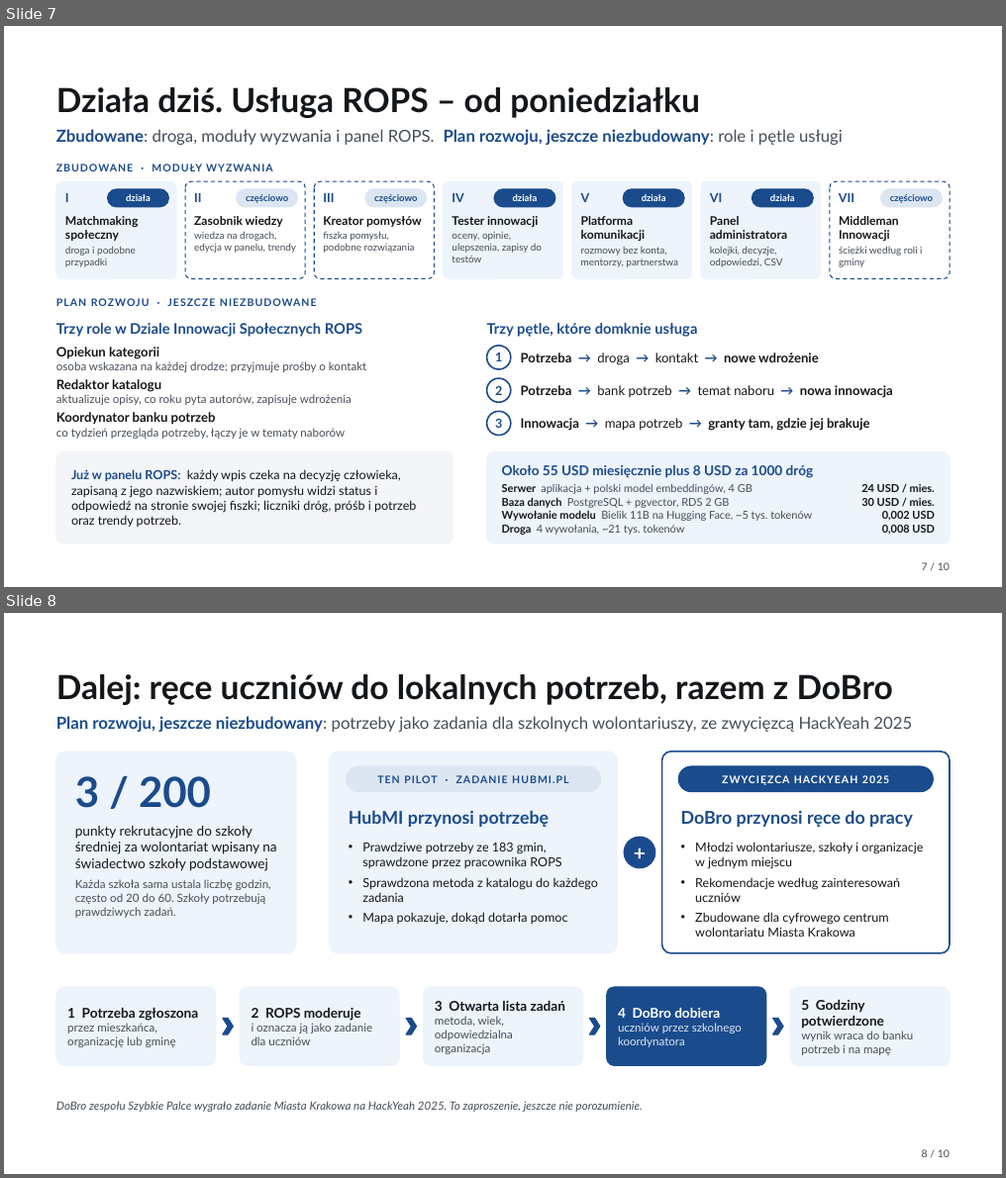
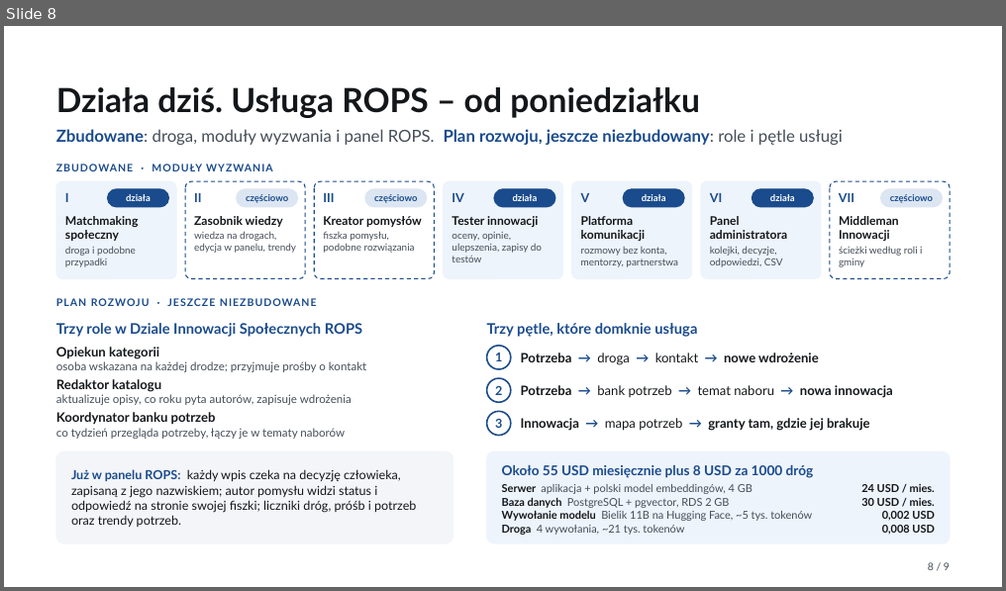
Before and after one commit to bobrovsky420/hackyeah2026, a slide deck: docs/presentation/presentation.pptx. Shown one above the other, each under a label of ours: slides 7 and 8 before the commit, slide 8 after it. The pictures are 1006x1178 and 1006x591 pixels, drawn with LibreOffice and Linux fonts; fonts in the diff are those of the drawing. Boxes give left, top, right and bottom in pixels: in the first picture for what was removed or moved away, otherwise in the second. Text is boxed around its words. In the diff, an @@ line names an element or a change of style, - is before the commit and + after.

```diff
--- a/docs/presentation/presentation.pptx
+++ b/docs/presentation/presentation.pptx
@@ slide 8 removed at (4,613,1002,1174), background #FFFFFF @@
@@ text removed at (56,674,912,732) @@
-Dalej: ręce uczniów do lokalnych potrzeb, razem z DoBro
-Plan rozwoju, jeszcze niezbudowany: potrzeby jako zadania dla szkolnych wolontariuszy, ze zwycięzcą HackYeah 2025
@@ rounded rectangle removed at (56,752,296,954) @@
@@ rounded rectangle removed at (330,752,617,954) @@
@@ rounded rectangle removed at (662,752,949,954) @@
@@ text removed at (75,776,211,808) @@
-3 / 200
@@ rounded rectangle removed at (347,766,601,792) @@
@@ text removed at (377,775,568,783) @@
-TEN PILOT · ZADANIE HUBMI.PL
@@ rounded rectangle removed at (678,766,933,792) @@
@@ text removed at (722,775,889,785) @@
-ZWYCIĘZCA HACKYEAH 2025
@@ text removed at (349,810,548,827) @@
-HubMI przynosi potrzebę
@@ text removed at (681,810,913,827) @@
-DoBro przynosi ręce do pracy
@@ text removed at (75,826,276,918) @@
-punkty rekrutacyjne do szkoły średniej za wolontariat wpisany na świadectwo szkoły podstawowej
-Każda szkoła sama ustala liczbę godzin, często od 20 do 60. Szkoły potrzebują prawdziwych zadań.
@@ text removed at (362,842,598,925) @@
-• Prawdziwe potrzeby ze 183 gmin, sprawdzone przez pracownika ROPS
-• Sprawdzona metoda z katalogu do każdego zadania
-• Mapa pokazuje, dokąd dotarła pomoc
@@ ellipse removed at (624,837,655,868) @@
@@ text removed at (624,837,655,868) @@
-+
@@ text removed at (695,842,923,937) @@
-• Młodzi wolontariusze, szkoły i organizacje w jednym miejscu
-• Rekomendacje według zainteresowań uczniów
-• Zbudowane dla cyfrowego centrum wolontariatu Miasta Krakowa
@@ rounded rectangle removed at (56,987,216,1065) @@
@@ rounded rectangle removed at (240,987,399,1065) @@
@@ rounded rectangle removed at (423,987,583,1065) @@
@@ rounded rectangle removed at (607,987,766,1065) @@
@@ rounded rectangle removed at (790,987,949,1065) @@
@@ text removed at (67,1008,198,1048) @@
-1 Potrzeba zgłoszona
-przez mieszkańca, organizację lub gminę
@@ chevron removed at (223,1019,233,1035) @@
@@ text removed at (252,1008,373,1046) @@
-2 ROPS moderuje
-i oznacza ją jako zadanie dla uczniów
@@ chevron removed at (406,1019,417,1035) @@
@@ text removed at (435,1001,566,1055) @@
-3 Otwarta lista zadań
-metoda, wiek, odpowiedzialna organizacja
@@ chevron removed at (589,1019,600,1035) @@
@@ text removed at (618,1008,742,1048) @@
-4 DoBro dobiera
-uczniów przez szkolnego koordynatora
@@ chevron removed at (773,1019,783,1035) @@
@@ text removed at (801,1000,913,1056) @@
-5 Godziny potwierdzone
-wynik wraca do banku potrzeb i na mapę
@@ text removed at (56,1101,643,1112) @@
-DoBro zespołu Szybkie Palce wygrało zadanie Miasta Krakowa na HackYeah 2025. To zaproszenie, jeszcze nie porozumienie.
@@ text removed at (922,1150,949,1157) @@
-8 / 10
@@ what was slide 7 is now slide 8 @@
@@ slide 8 changed as well @@
@@ text at (928,563,949,570): text changed @@
-7 / 10
+8 / 9
```
Also in this commit, not shown: 3 other slides changed, 5 slides added, 5 other slides removed, 1 other file.
